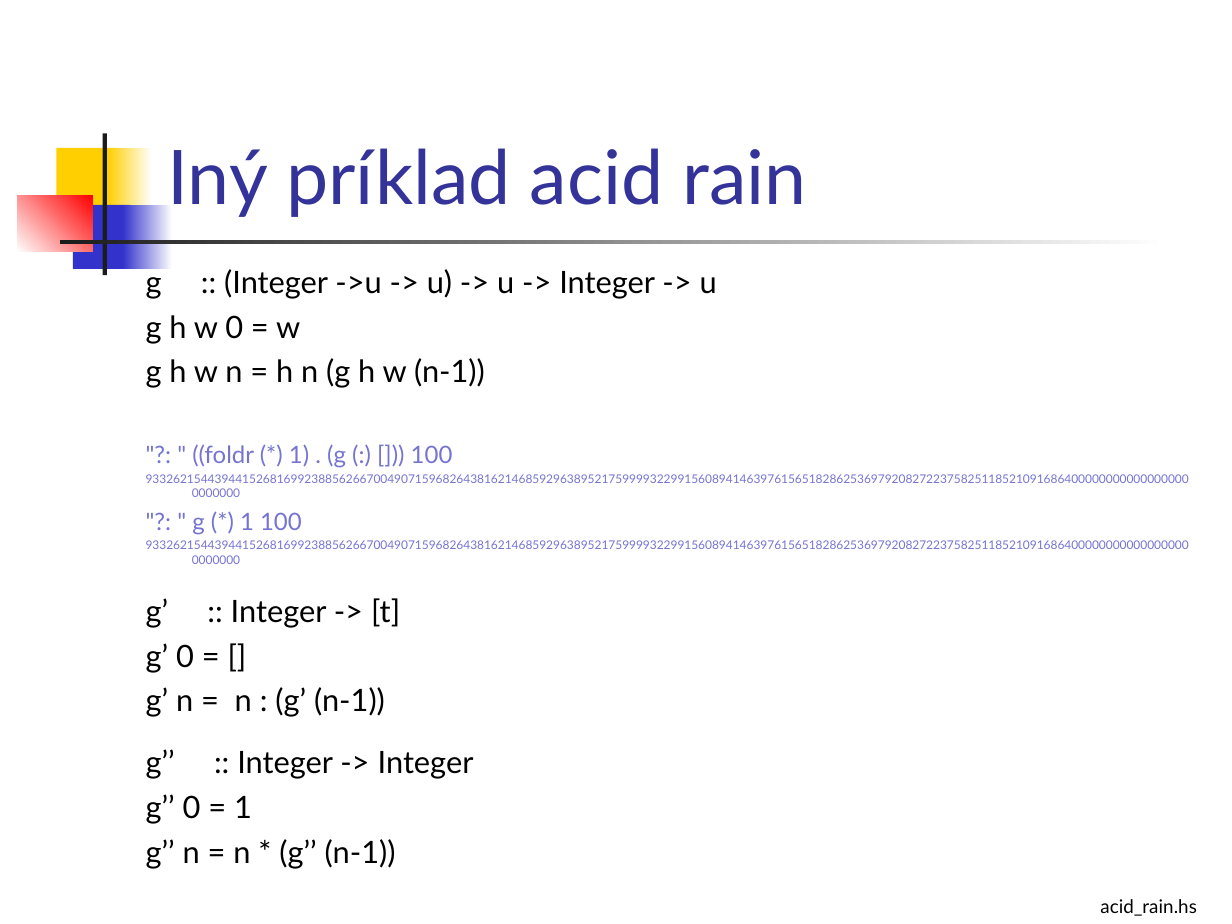
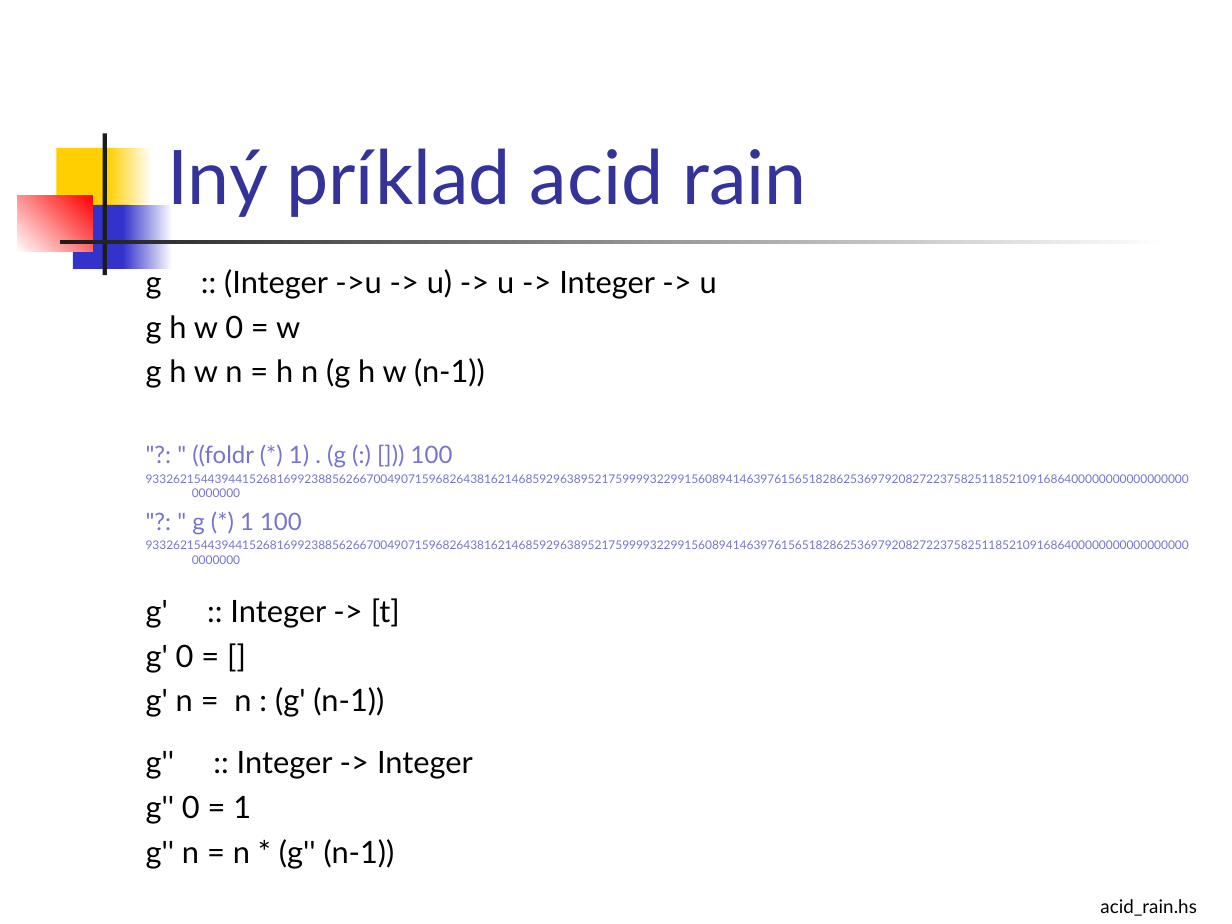
Before and after one commit to Funkcionalne/Prednasky, a slide deck: slide 59 of 02/02_fpro.ppt (slide 57 before the commit). Drawn at 1232x924 pixels with LibreOffice and Linux fonts; fonts in the diff are those of the drawing. Boxes give left, top, right and bottom in pixels: in the first picture for what was removed or moved away, otherwise in the second. Text is boxed around its words. In the diff, an @@ line names an element or a change of style, - is before the commit and + after.

```diff
--- a/02/02_fpro.ppt
+++ b/02/02_fpro.ppt
@@ text at (146, 598, 473, 869): text changed @@
-g’ :: Integer -> [t]
-g’ 0 = []
-g’ n = n : (g’ (n-1))
-g’’ :: Integer -> Integer
-g’’ 0 = 1
-g’’ n = n * (g’’ (n-1))
+g' :: Integer -> [t]
+g' 0 = []
+g' n = n : (g' (n-1))
+g'' :: Integer -> Integer
+g'' 0 = 1
+g'' n = n * (g'' (n-1))
```
Also in this commit, not shown: 16 other slides changed, 2 slides added, 1 other file.
